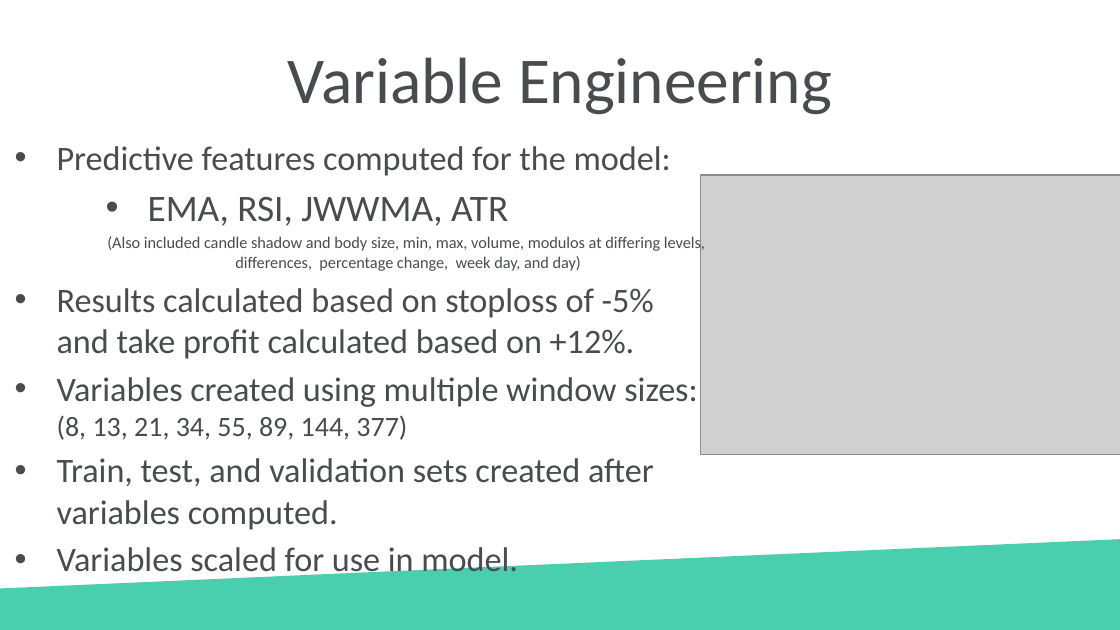
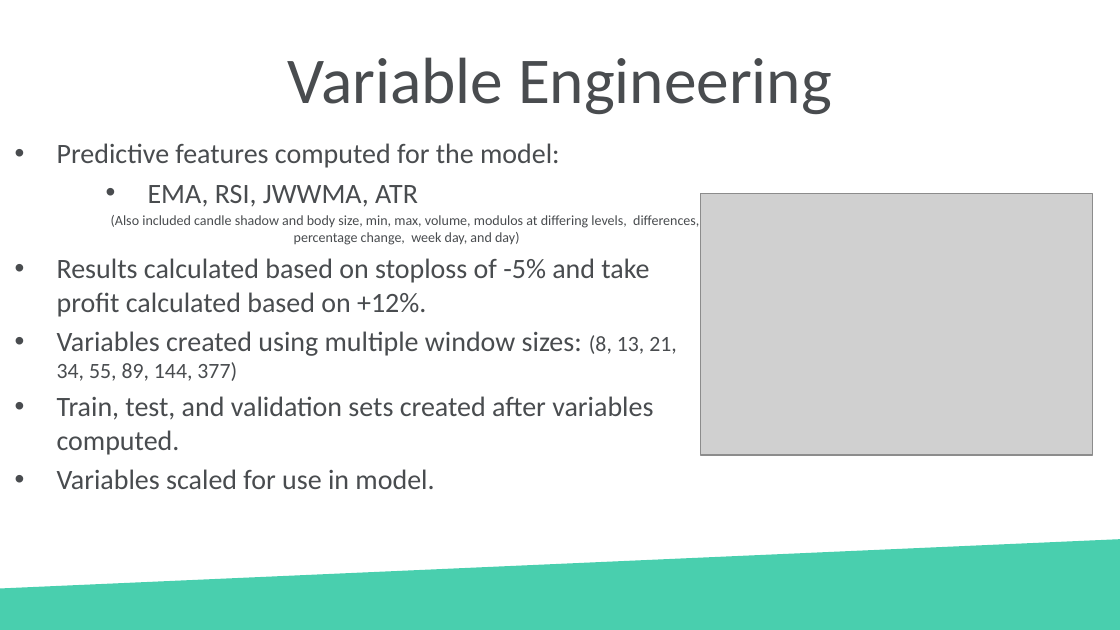
Before and after one commit to joshuatbond/Crypto_Deep_Learning_Proj, a slide deck: slide 5 of Presentation.pptx. Drawn at 1120x630 pixels with LibreOffice and Linux fonts; fonts in the diff are those of the drawing; grey boxes stand for pictures; background and template pictures are left out. Boxes give left, top, right and bottom in pixels: in the first picture for what was removed or moved away, otherwise in the second. Text is boxed around its words. In the diff, an @@ line names an element or a change of style, - is before the commit and + after.

```diff
--- a/Presentation.pptx
+++ b/Presentation.pptx
@@ text "Predictive features computed for the ..." at [57, 143, 699, 489]: size 22 to 18 pt in "Predictive features computed for the model:", "Results calculated based on stoploss of -5% ...", "Variables created using multiple window sizes:", "Train, test, and validation sets created after ..." and 1 more places; size 24 to 18 pt in "EMA, RSI, JWWMA, ATR"; size 10.5 to 9 pt in "(Also included candle shadow and body size, ..."; size 18 to 14 pt in "(8, 13, 21, 34, 55, 89, 144, ..."; less space between paragraphs @@
@@ picture: place and size @@
-picture at [700, 175, 1120, 455]
+picture at [700, 194, 1092, 455]
```
Also in this commit, not shown: 1 other slide changed, 1 other file.
